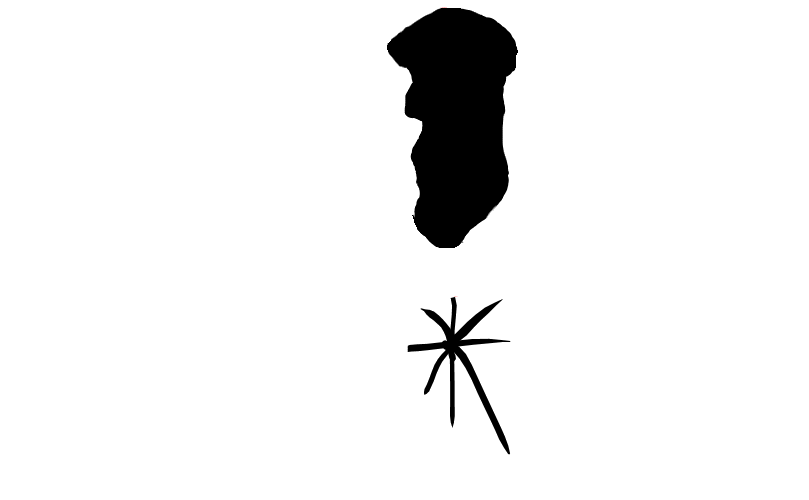
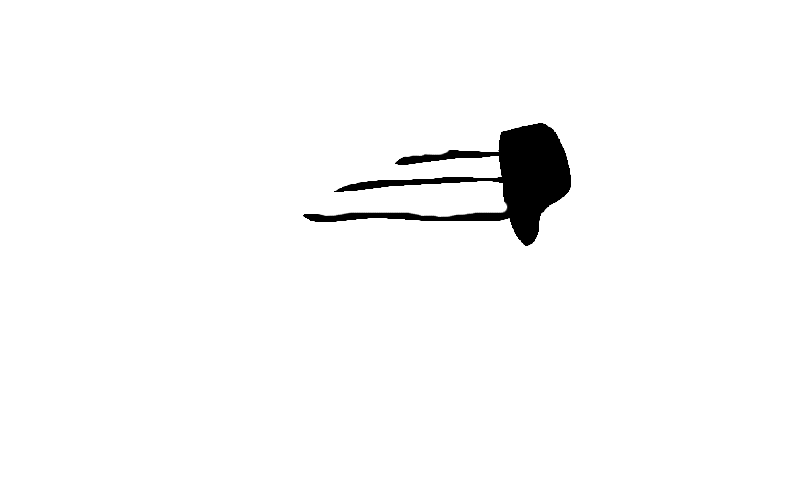
Before/after of a 809x500 layered artwork. What changed in the layer stack:
hid "mass" over [303, 7, 528, 248]
hid "mass2" over [407, 296, 511, 455]
added layer "New Layer" above "neg_blob" over [303, 123, 571, 246]
